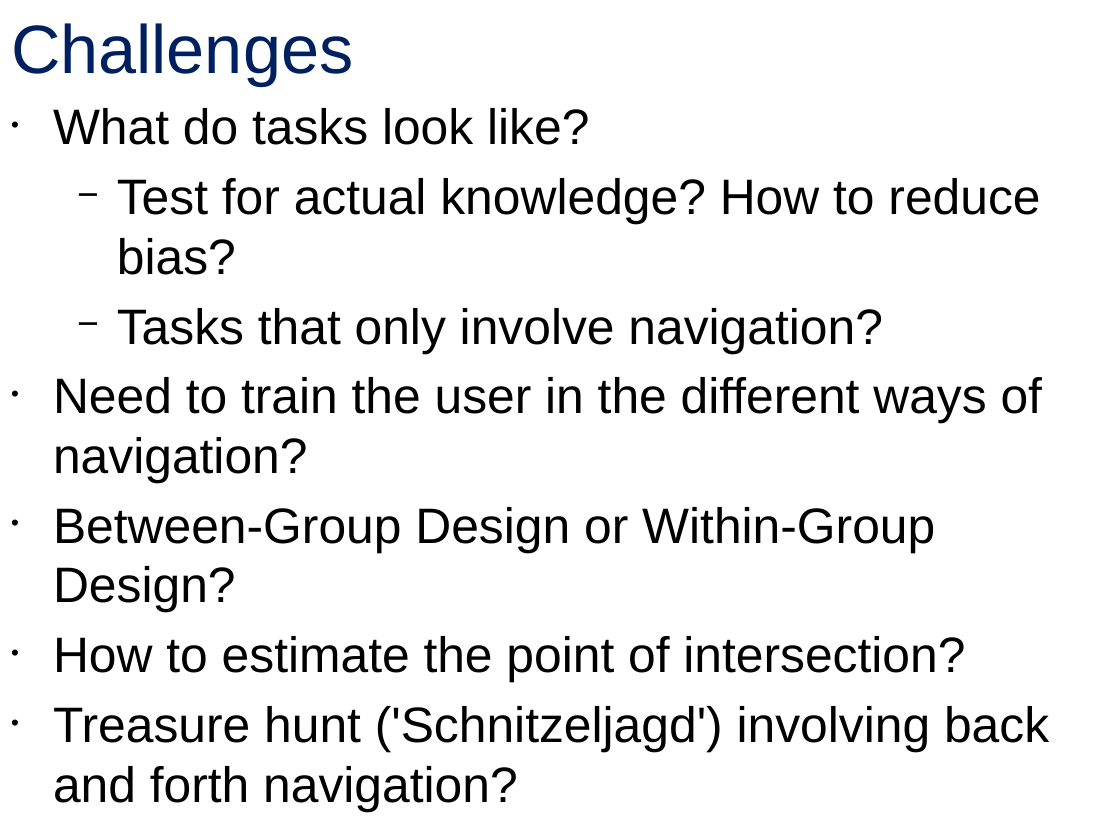
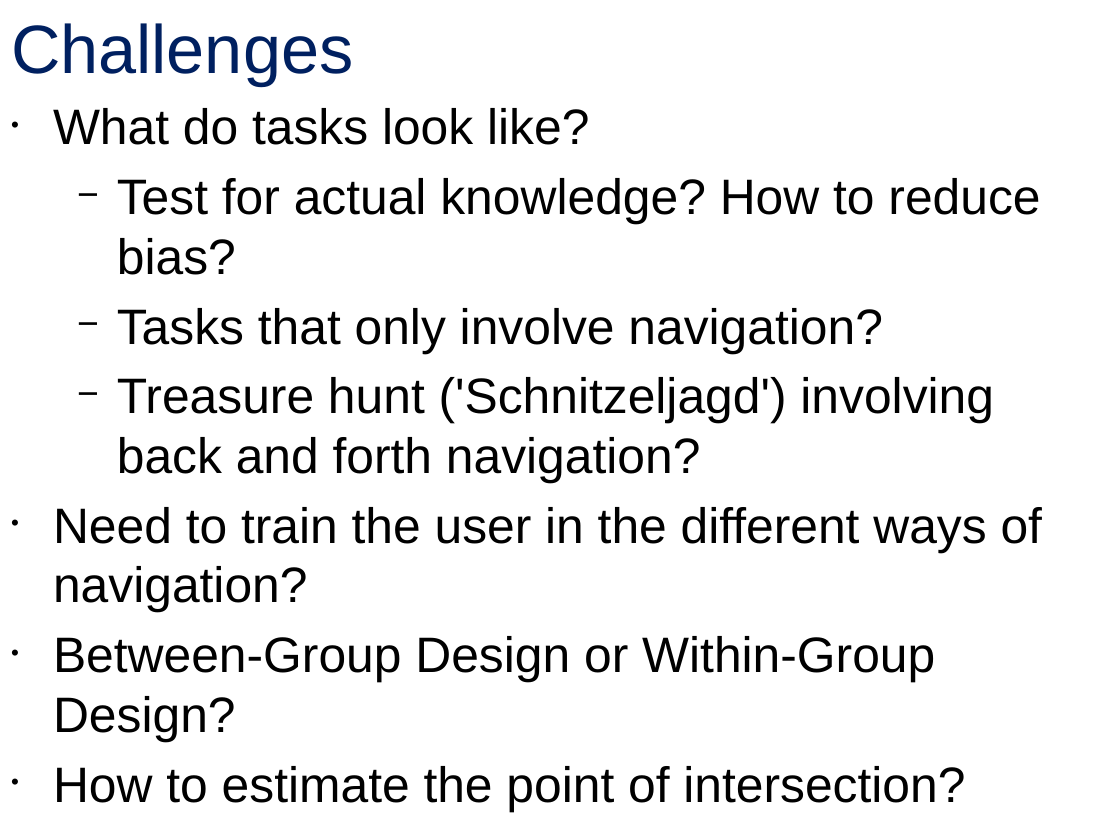
Before and after one commit to blub123muh/hci, a slide deck: slide 6 of presentation/presentation.odp. Drawn at 1120x840 pixels with LibreOffice and Linux fonts; fonts in the diff are those of the drawing. Boxes give left, top, right and bottom in pixels: in the first picture for what was removed or moved away, otherwise in the second. Text is boxed around its words. In the diff, an @@ line names an element or a change of style, - is before the commit and + after.

Commit message:
Minor change in presentation.

```diff
--- a/presentation/presentation.odp
+++ b/presentation/presentation.odp
@@ text at <box>117,377,994,483</box>: paragraph added @@
+  − Treasure hunt ('Schnitzeljagd') involving back and forth navigation?
@@ text at <box>53,706,1049,812</box>: paragraph removed @@
-• Treasure hunt ('Schnitzeljagd') involving back and forth navigation?
```
Also in this commit, not shown: 2 other slides changed.
